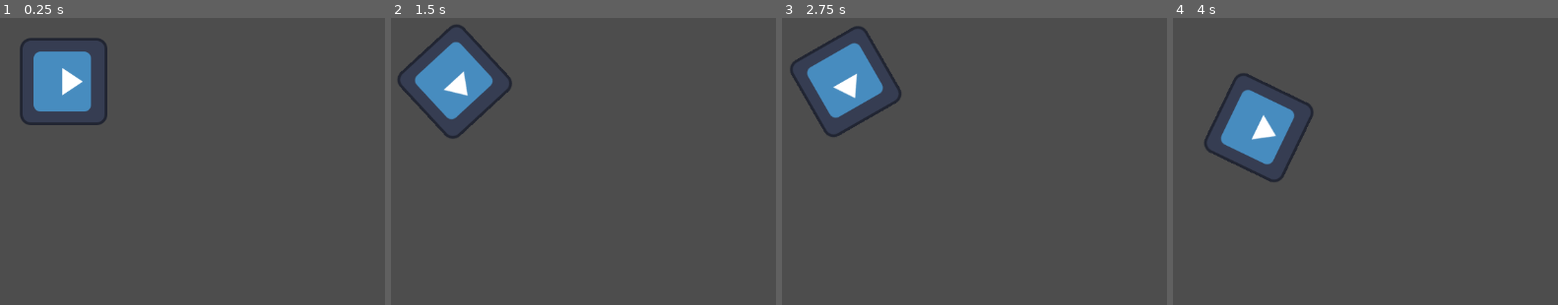
Above: before the commit, frames 1-4 (left to right).
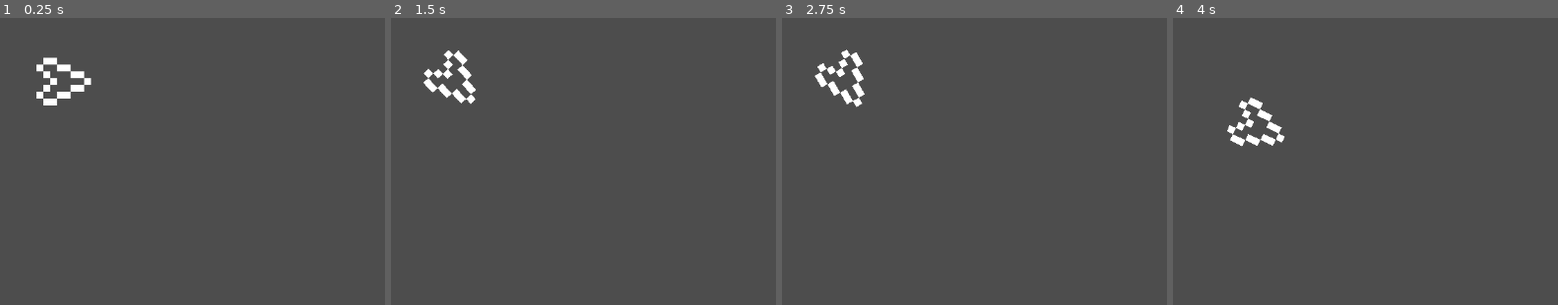
Above: after the commit, the same moments.

Repository: coco3167/Asteroids
Game: Godot game, scene res://Nodes/Scene.tscn
Same seed, same stepped clock (60 frames per second), same inputs: the game is played once before the commit and once after it. The engine's default icon, where the game draws it, is replaced by a stand-in: a white triangle on a blue panel in a dark square.
Inputs:
- Up to frame 1 (0.25 s): no input
- Up to frame 2 (1.5 s): tap Enter at 0.5 s; hold Right (right) 0.53-1.28 s; hold Left (left) from 1.28 s (still down)
- Up to frame 3 (2.75 s): release Left (left) at 2.03 s; hold Right (right) from 2.03 s (still down)
- Up to frame 4 (4 s): release Right (right) at 2.78 s; hold W (up) 2.78-3.53 s; hold Left (left) from 3.53 s (still down)

The runs differ from the first frame. In frame 1, 4.0% of the frame differs, in the area x 5-28%, y 6-38%; in frame 2, 4.1%, in the area x 1-32%, y 2-43%; in frame 3, 4.1%; in frame 4, 4.1%.

Commit message:
Player Sprite
Change of the player sprite (starship)

Diff:
--- a/Nodes/Player.tscn
+++ b/Nodes/Player.tscn
@@ -1,17 +1,19 @@
 [gd_scene load_steps=4 format=3 uid="uid://4u2d2j2qgc37"]
 
 [ext_resource type="Script" path="res://Scripts/Movement.gd" id="1_fg7wh"]
-[ext_resource type="Texture2D" uid="uid://cibr2cpydar7t" path="res://icon.svg" id="2_hueji"]
+[ext_resource type="Texture2D" uid="uid://clf3gfs7kw6ox" path="res://Sprites/StarShip.png" id="2_vxsno"]
 
 [sub_resource type="RectangleShape2D" id="RectangleShape2D_cwbon"]
-size = Vector2(128, 128)
+size = Vector2(80, 64)
 
 [node name="CharacterBody2D" type="CharacterBody2D"]
 script = ExtResource("1_fg7wh")
 
 [node name="Sprite2D" type="Sprite2D" parent="."]
+texture_filter = 1
 rotation = 1.5708
-texture = ExtResource("2_hueji")
+scale = Vector2(10, 10)
+texture = ExtResource("2_vxsno")
 
 [node name="CollisionShape2D" type="CollisionShape2D" parent="."]
 shape = SubResource("RectangleShape2D_cwbon")
Binary file added: Sprites/StarShip.png
Not shown, added: Sprites/StarShip.png.import
